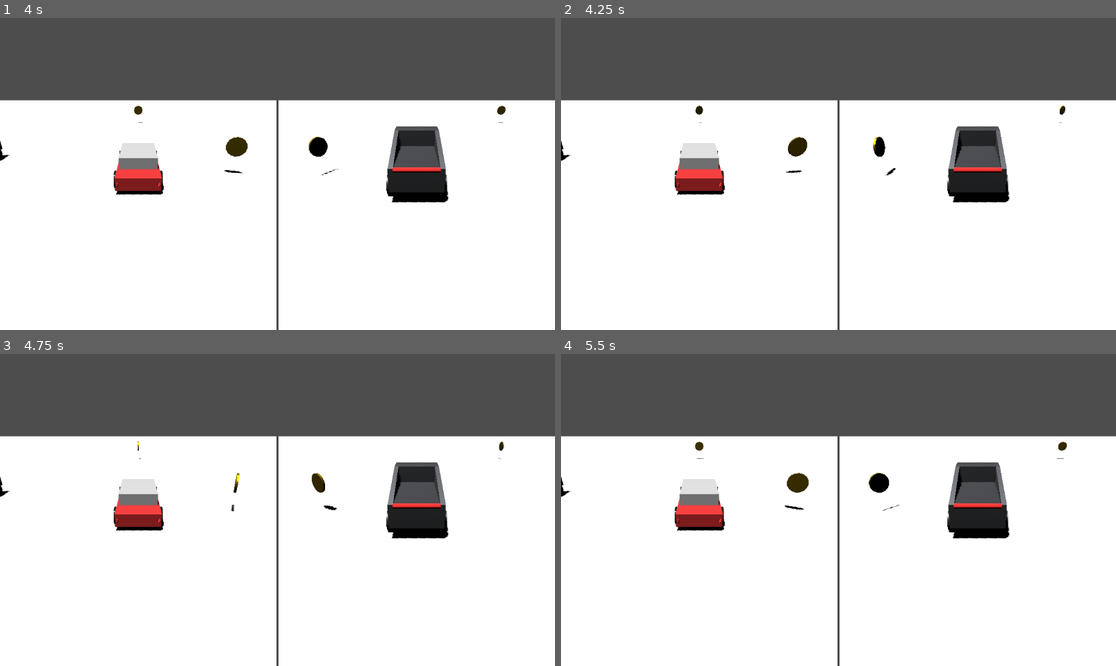
Above: before the commit, frames 1-4 (two rows, left to right).
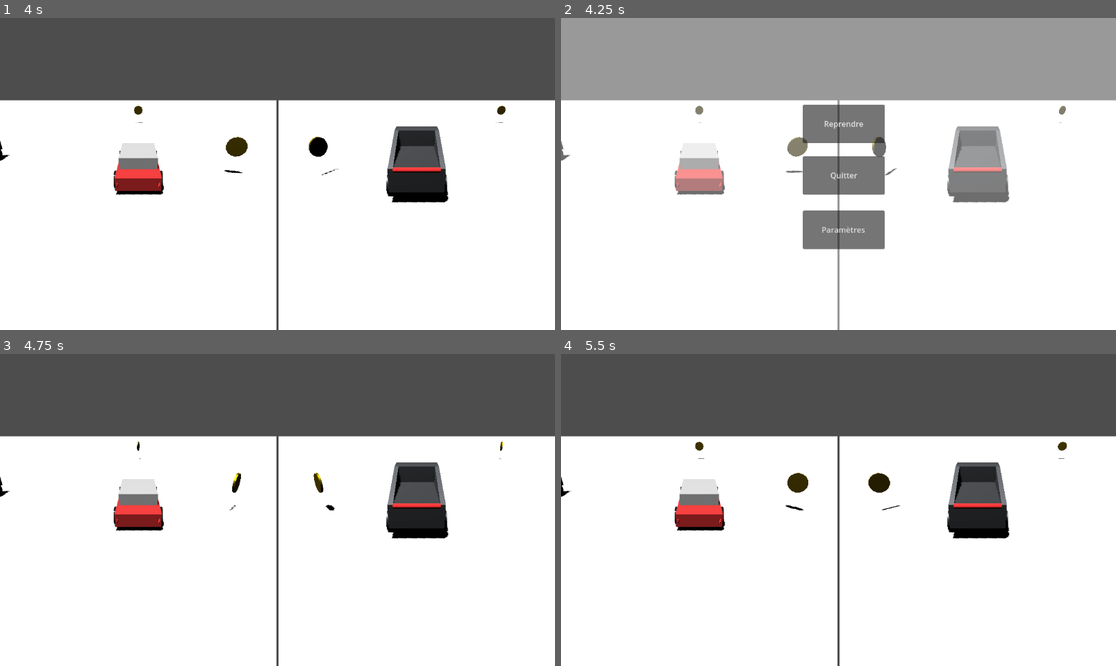
Above: after the commit, the same moments.

Repository: AntoineT01/Cyber-Race
Game: Godot game, scene res://jeux.tscn
The game is run twice, just before and just after one commit, with the same random seed, the same clock (stepped at 60 frames per second) and the same inputs.
Inputs (mouse positions are in pixels of both pictures, inside the frame that each line leads up to):
- Up to frame 1 (4 s): no input
- Up to frame 2 (4.25 s): tap Escape (ui_pause, bound only after the commit) at 4.15 s
- Up to frame 3 (4.75 s): click (283, 460) at 4.25 s, where only the run after the commit has a clickable "Reprendre"
- Up to frame 4 (5.5 s): no input

Frame 1 is identical in both runs. In frame 2, 36% of the frame differs, in the area x 0-100%, y 0-100%; in frame 3, 0.2%; in frame 4, 0.2%.

Commit message:
feat: Menu de pause fonctionnel

Diff:
--- /dev/null
+++ b/canvas_layer.gd
@@ -0,0 +1,7 @@
+extends CanvasLayer
+
+# On récupère le nœud PauseMenu
+@onready var pause_menu = $PauseMenu
+
+func _ready():
+	pause_menu.visible = false  # Cache le menu de pause au démarrage
--- a/jeux.tscn
+++ b/jeux.tscn
@@ -1,9 +1,10 @@
-[gd_scene load_steps=7 format=3 uid="uid://bnxxx"]
+[gd_scene load_steps=8 format=3 uid="uid://bnxxx"]
 
 [ext_resource type="PackedScene" uid="uid://c7ttf85vfj4cj" path="res://voiture.tscn" id="1_abcde"]
 [ext_resource type="Script" path="res://camera_follow.gd" id="2_fghij"]
 [ext_resource type="PackedScene" uid="uid://btfh3r6kqb0wg" path="res://piece.tscn" id="3_klmno"]
 [ext_resource type="PackedScene" uid="uid://ds05tvwkfuwrh" path="res://cybertruck.tscn" id="4_buaph"]
+[ext_resource type="PackedScene" path="res://pause_menu.tscn" id="5_puc5w"]
 
 [sub_resource type="BoxShape3D" id="BoxShape3D_1"]
 size = Vector3(100, 1, 100)
@@ -103,3 +104,7 @@
 
 [node name="Piece5" parent="World/Pieces" instance=ExtResource("3_klmno")]
 transform = Transform3D(1, 0, 0, 0, 1, 0, 0, 0, 1, -5, 1.5, 15)
+
+[node name="CanvasLayer" type="CanvasLayer" parent="."]
+
+[node name="PauseMenu" parent="CanvasLayer" instance=ExtResource("5_puc5w")]
--- /dev/null
+++ b/pause_menu.gd
@@ -0,0 +1,55 @@
+extends Control  # Le script est attaché au root node de la scène PauseMenu
+
+# On récupère les boutons
+@onready var resume_button = $ResumeButton
+@onready var quit_button = $QuitButton
+@onready var settings_button = $SettingsButton
+
+func _ready() -> void:
+	# Cache le menu au démarrage
+	self.visible = false
+
+	# Continue à fonctionner même en pause
+	self.process_mode = Node.PROCESS_MODE_ALWAYS
+
+	# Applique le mode de process aux boutons pour qu'ils fonctionnent en pause
+	resume_button.process_mode = Node.PROCESS_MODE_ALWAYS
+	quit_button.process_mode = Node.PROCESS_MODE_ALWAYS
+	settings_button.process_mode = Node.PROCESS_MODE_ALWAYS
+
+func _process(delta):
+	# Vérifie si le joueur appuie sur la touche pause (Échap)
+	if Input.is_action_just_pressed("ui_pause"):
+		toggle_pause()
+
+# Fonction pour basculer entre pause et reprise
+func toggle_pause():
+	if get_tree().paused:
+		resume_game()
+	else:
+		pause_game()
+
+func pause_game():
+	# Affiche le menu de pause
+	self.visible = true
+	# Mets le jeu en pause (tout sauf les éléments en PROCESS_MODE_ALWAYS)
+	get_tree().paused = true
+
+func resume_game():
+	# Cache le menu de pause
+	self.visible = false
+	# Reprend le jeu
+	get_tree().paused = false
+
+# Bouton "Reprendre"
+func _on_resume_button_pressed() -> void:
+	print("resume")
+	resume_game()
+
+# Bouton "Quitter"
+func _on_quit_button_pressed() -> void:
+	get_tree().quit()  # Quitte le jeu
+
+# Bouton "Paramètres"
+func _on_SettingsButton_pressed():
+	print("Ouvrir le menu des paramètres")  # Action à définir pour les paramètres
--- /dev/null
+++ b/pause_menu.tscn
@@ -0,0 +1,49 @@
+[gd_scene load_steps=2 format=3 uid="uid://3f713efdenwi"]
+
+[ext_resource type="Script" path="res://pause_menu.gd" id="1_d78tf"]
+
+[node name="PauseMenu" type="Control"]
+layout_mode = 3
+anchors_preset = 15
+anchor_right = 1.0
+anchor_bottom = 1.0
+grow_horizontal = 2
+grow_vertical = 2
+script = ExtResource("1_d78tf")
+
+[node name="ColorRect" type="ColorRect" parent="."]
+layout_mode = 1
+anchors_preset = 15
+anchor_right = 1.0
+anchor_bottom = 1.0
+grow_horizontal = 2
+grow_vertical = 2
+color = Color(1, 1, 1, 0.427451)
+
+[node name="ResumeButton" type="Button" parent="."]
+layout_mode = 0
+offset_left = 502.0
+offset_top = 180.0
+offset_right = 672.0
+offset_bottom = 260.0
+text = "Reprendre"
+
+[node name="QuitButton" type="Button" parent="."]
+layout_mode = 0
+offset_left = 502.0
+offset_top = 287.0
+offset_right = 672.0
+offset_bottom = 367.0
+text = "Quitter"
+
+[node name="SettingsButton" type="Button" parent="."]
+layout_mode = 0
+offset_left = 502.0
+offset_top = 400.0
+offset_right = 672.0
+offset_bottom = 480.0
+text = "Paramètres"
+
+[connection signal="pressed" from="ResumeButton" to="." method="_on_resume_button_pressed"]
+[connection signal="pressed" from="QuitButton" to="." method="_on_quit_button_pressed"]
+[connection signal="pressed" from="SettingsButton" to="." method="_on_settings_button_pressed"]
--- a/project.godot
+++ b/project.godot
@@ -57,3 +57,8 @@
 "events": [Object(InputEventKey,"resource_local_to_scene":false,"resource_name":"","device":0,"window_id":0,"alt_presse …(194 unchanged characters)…
 ]
 }
+ui_pause={
+"deadzone": 0.5,
+"events": [Object(InputEventKey,"resource_local_to_scene":false,"resource_name":"","device":-1,"window_id":0,"alt_pressed":false,"shift_pressed":false,"ctrl_pressed":false,"meta_pressed":false,"pressed":false,"keycode":0,"physical_keycode":4194305,"key_label":0,"unicode":0,"location":0,"echo":false,"script":null)
+]
+}
